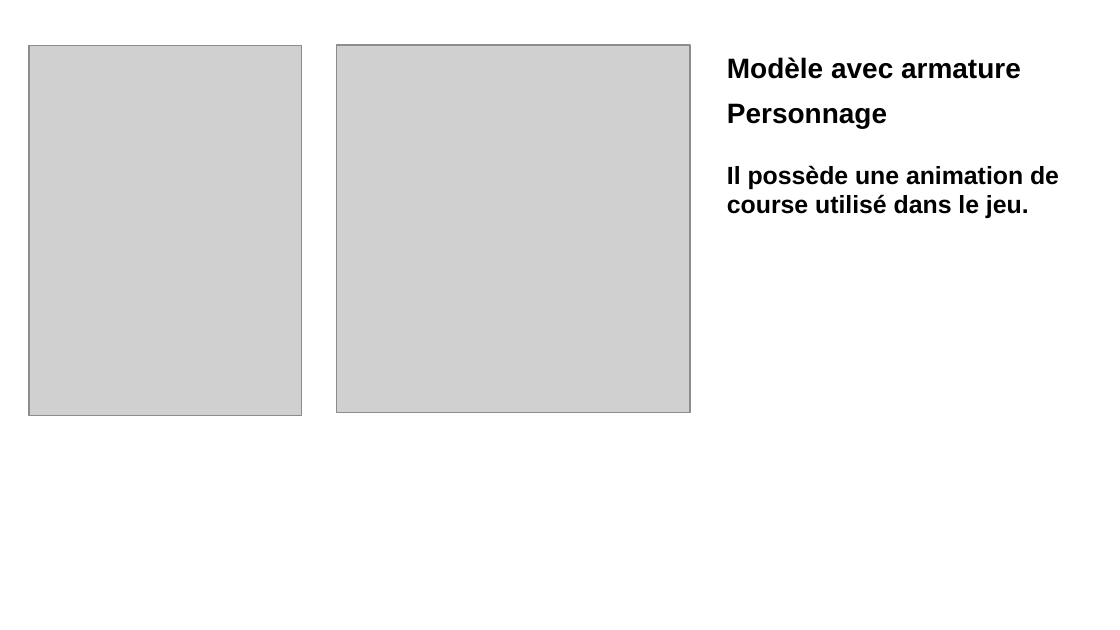
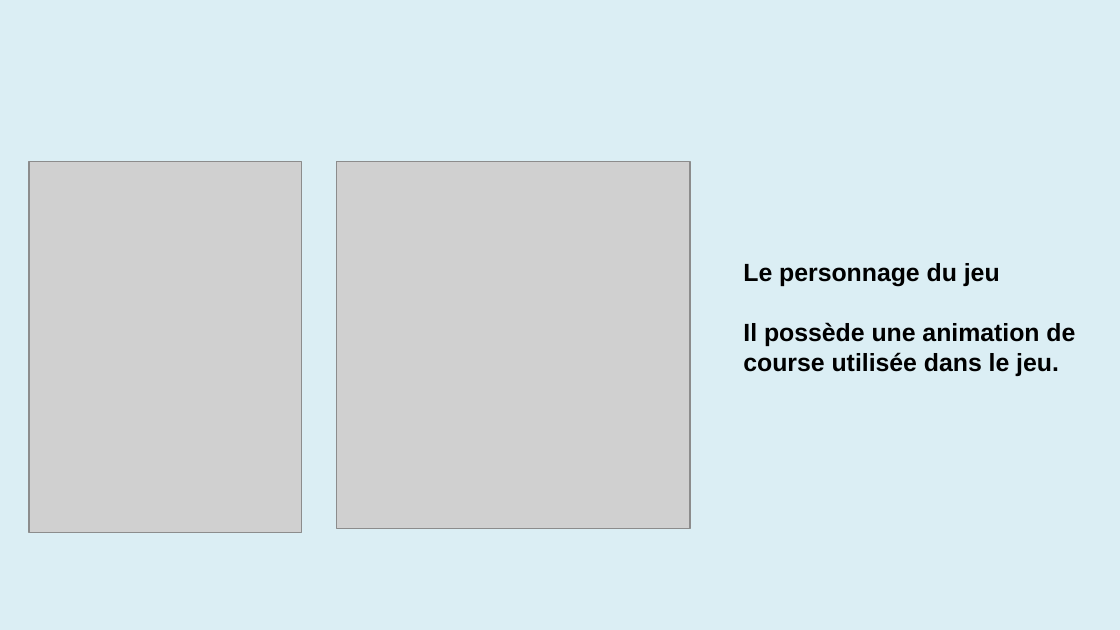
Before and after one commit to LordPet/inf5071_FollowThePills, a slide deck: slide 11 of presentation2.pptx (slide 10 before the commit). Drawn at 1120x630 pixels with LibreOffice and Linux fonts; fonts in the diff are those of the drawing; grey boxes stand for pictures. Boxes give left, top, right and bottom in pixels: in the first picture for what was removed or moved away, otherwise in the second. Text is boxed around its words. In the diff, an @@ line names an element or a change of style, - is before the commit and + after.

```diff
--- a/presentation2.pptx
+++ b/presentation2.pptx
@@ rectangle added at (0, 0, 1120, 630), fill #DBEEF4 @@
@@ rectangle removed at (1100, 0, 1120, 630) @@
@@ text removed at (727, 57, 1021, 79) @@
-Modèle avec armature
@@ picture: place and size @@
-picture at (29, 45, 301, 416)
+picture at (29, 161, 301, 532)
@@ picture: place and size @@
-picture at (337, 45, 690, 412)
+picture at (337, 161, 690, 529)
@@ text "Le personnage du jeu": place and size @@
-text "Le personnage du jeu" at (727, 103, 1059, 218)
+text "Le personnage du jeu" at (743, 263, 1075, 376)
@@ text at (743, 263, 1000, 287): text changed; size 18 to 16 pt @@
-Personnage
+Le personnage du jeu
@@ text at (743, 352, 1059, 376): text changed @@
-course utilisé dans le jeu.
+course utilisée dans le jeu.
```
Also in this commit, not shown: 16 other slides changed, 1 slide added.
